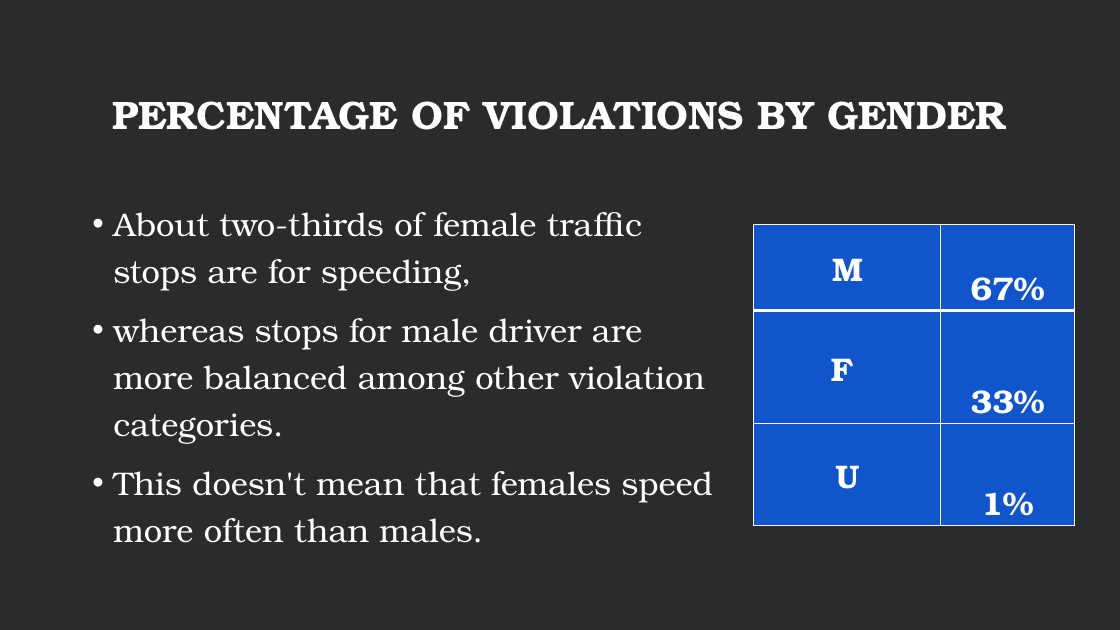
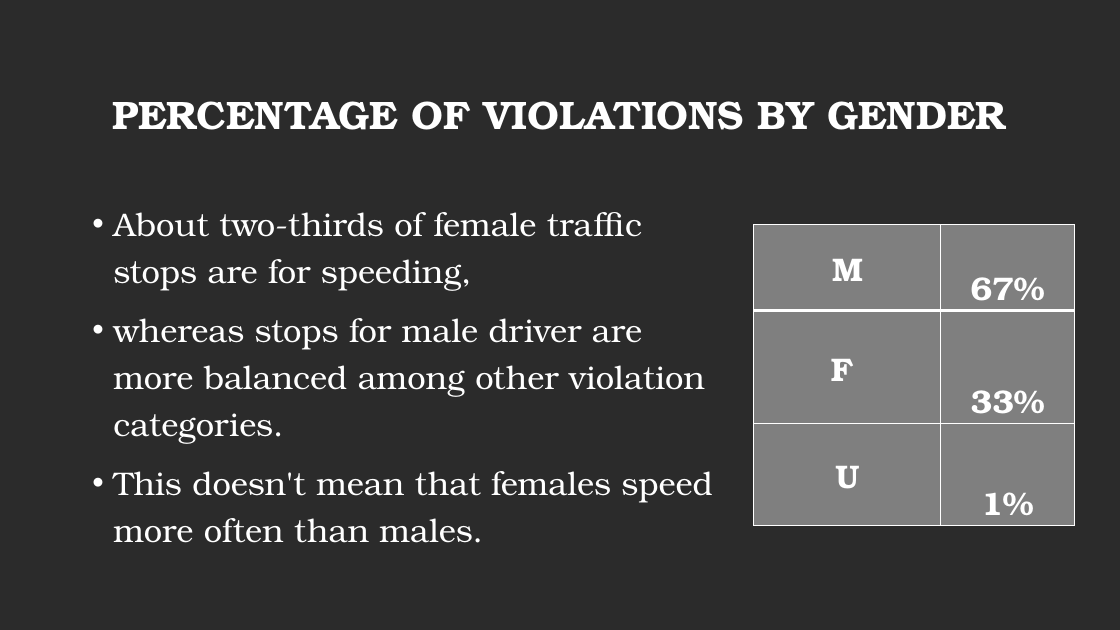
Before and after one commit to bhaveshnema/Project-Traffic-Violations, a slide deck: slide 15 of TeamProject1_TrafficViolationMD.pptx (slide 14 before the commit). Drawn at 1120x630 pixels with LibreOffice and Linux fonts; fonts in the diff are those of the drawing; background and template pictures are left out; a plain dark background stands for a picture behind light text. Boxes give left, top, right and bottom in pixels: in the first picture for what was removed or moved away, otherwise in the second. Text is boxed around its words. In the diff, an @@ line names an element or a change of style, - is before the commit and + after.

```diff
--- a/TeamProject1_TrafficViolationMD.pptx
+++ b/TeamProject1_TrafficViolationMD.pptx
@@ table at box(754, 224, 1075, 519) @@
@@ fill #1155CC to #FFFFFF at 40% opacity in 6 cells @@
```
Also in this commit, not shown: 5 other slides changed, 2 slides added, 1 slide removed.
